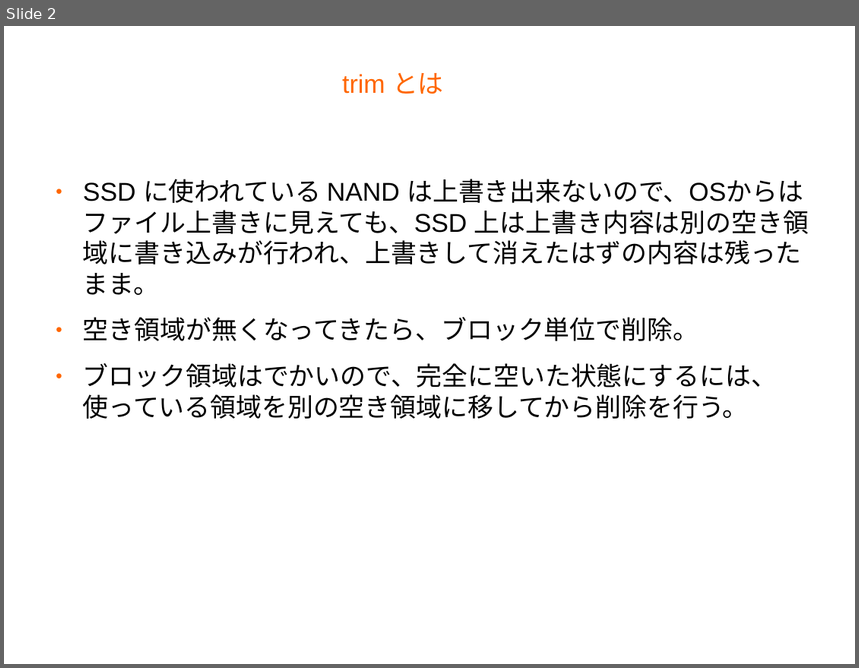
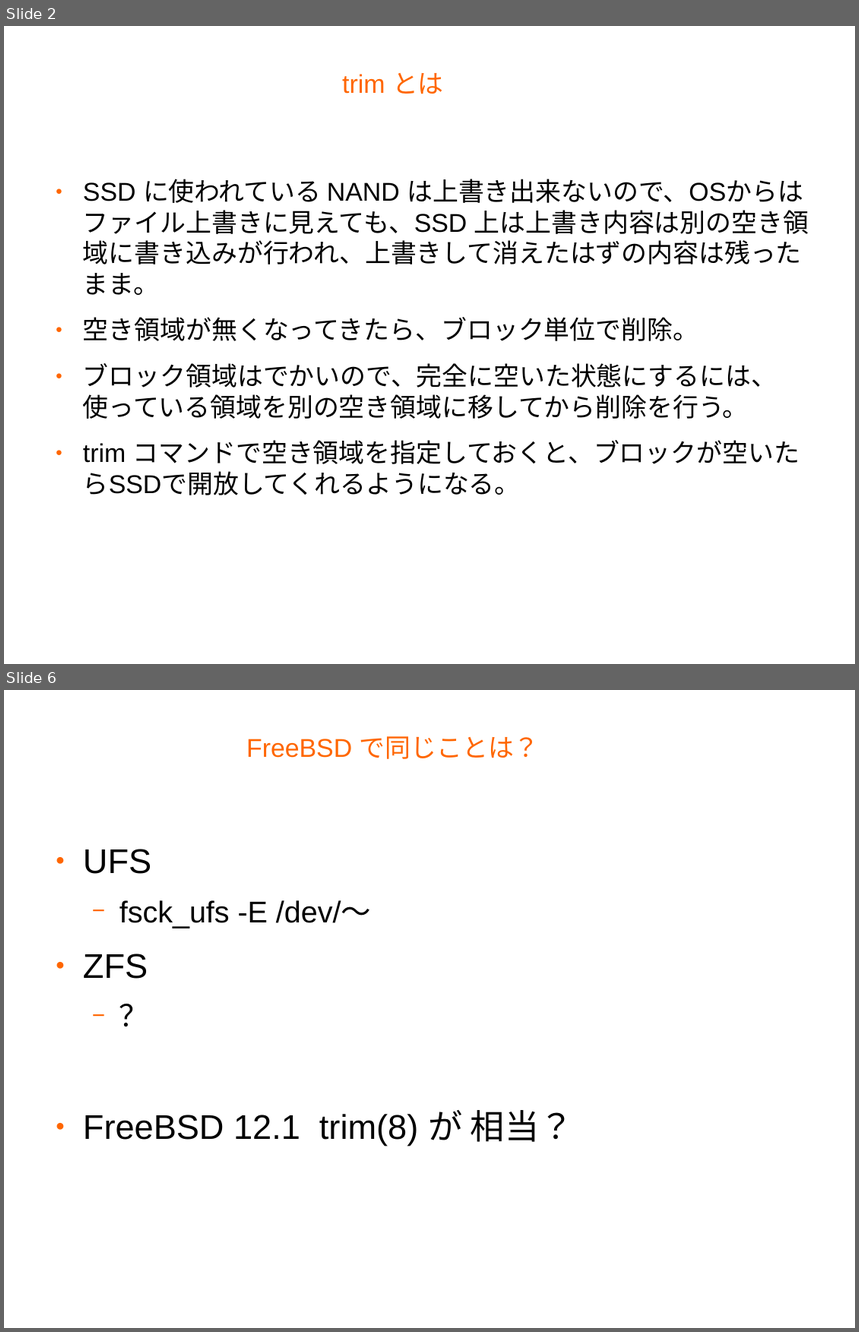
Before and after one commit to s-mitu/Documents, a slide deck: Slides/trimの作法.odp. Shown one above the other, each under a label of ours: slide 2 before the commit, slides 2 and 6 after it; the slides between them are not shown. The pictures are 859x668 and 859x1332 pixels, drawn with LibreOffice and Linux fonts; fonts in the diff are those of the drawing; background and template pictures are left out. Boxes give left, top, right and bottom in pixels: in the first picture for what was removed or moved away, otherwise in the second. Text is boxed around its words. In the diff, an @@ line names an element or a change of style, - is before the commit and + after.

```diff
--- a/Slides/trimの作法.odp
+++ b/Slides/trimの作法.odp
@@ slide 6 added at box(4, 690, 855, 1328), background #FFFFFF @@
@@ title added at box(246, 736, 540, 759), 24 pt, text #FF6600 @@
+FreeBSD で同じことは？
@@ text added at box(83, 849, 574, 1145), 32 pt, text #000000 @@
+● UFS
+  − fsck_ufs -E /dev/〜
+● ZFS
+  − ？
+● FreeBSD 12.1 trim(8) が 相当？
@@ slide 2 changed as well @@
@@ text at box(83, 440, 800, 496): paragraph added @@
+● trim コマンドで空き領域を指定しておくと、ブロックが空いたらSSDで開放してくれるようになる。
```
Also in this commit, not shown: 1 other slide changed, 3 other slides added, 1 slide removed.
